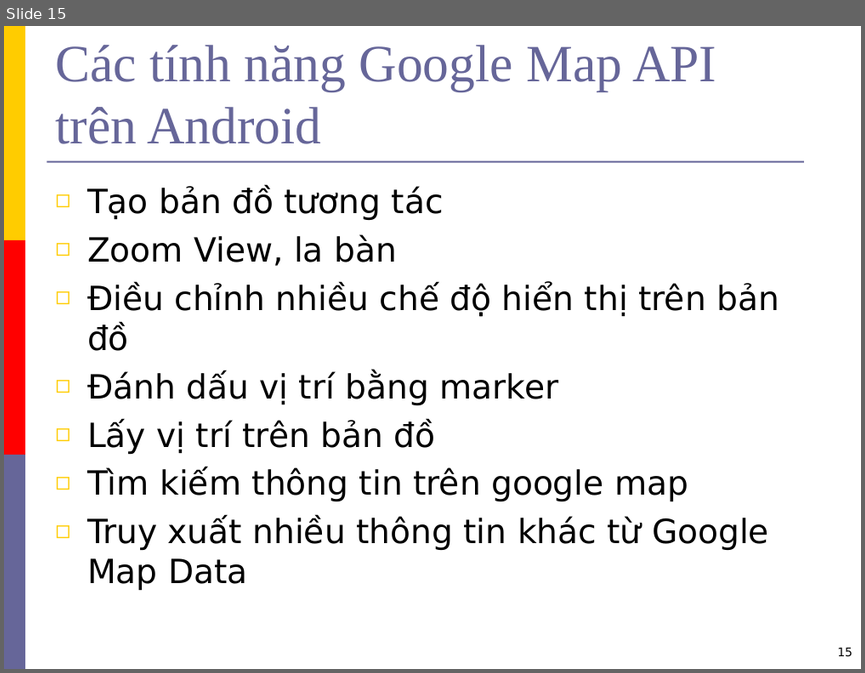
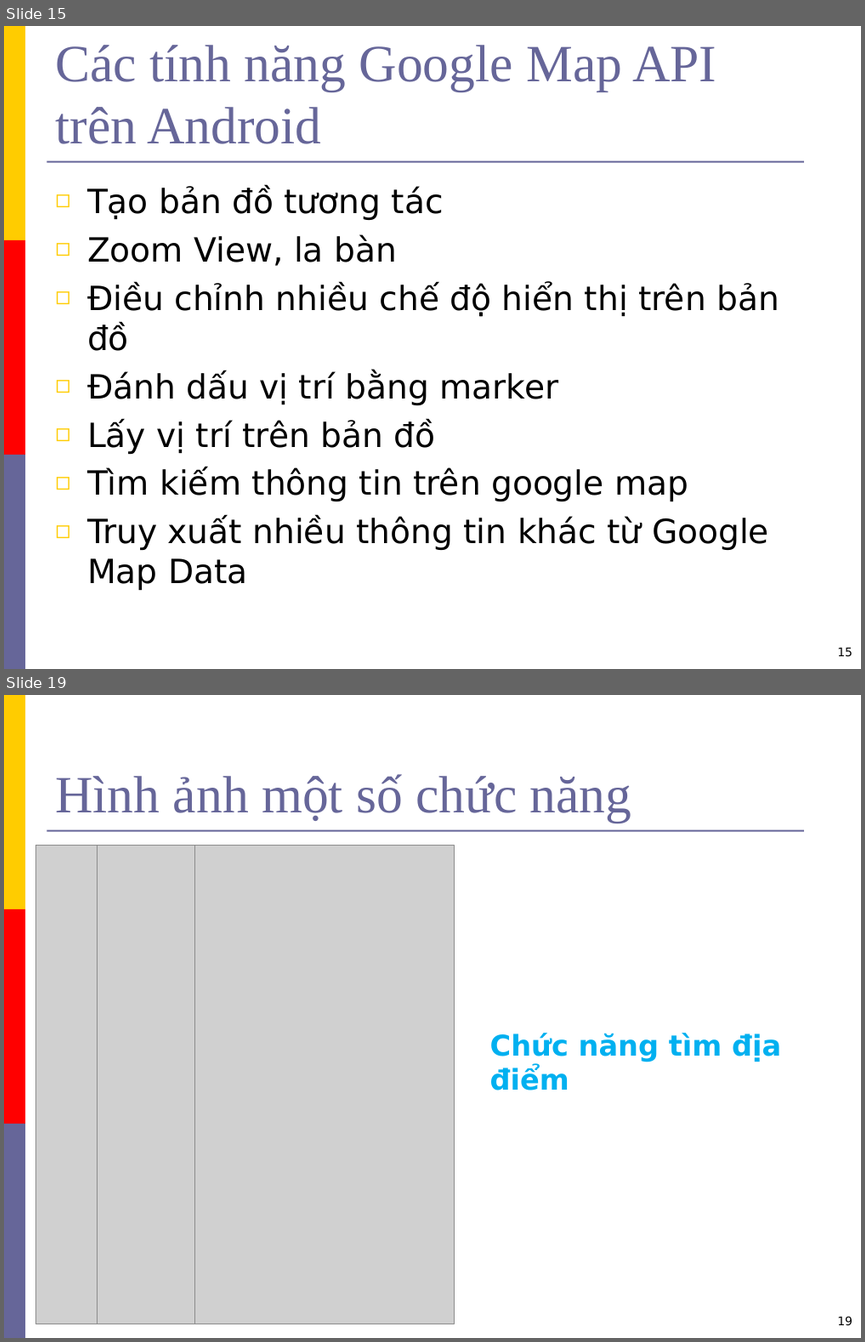
Before and after one commit to hungdien/google-map-api-and-map-on-android, a slide deck: Reports/Presentation.ppt. Shown one above the other, each under a label of ours: slide 15 before the commit, slides 15 and 19 after it; the slides between them are not shown. The pictures are 865x673 and 865x1342 pixels, drawn with LibreOffice and Linux fonts; fonts in the diff are those of the drawing; grey boxes stand for pictures; background and template pictures are left out. Boxes give left, top, right and bottom in pixels: in the first picture for what was removed or moved away, otherwise in the second. Text is boxed around its words. In the diff, an @@ line names an element or a change of style, - is before the commit and + after.

```diff
--- a/Reports/Presentation.ppt
+++ b/Reports/Presentation.ppt
@@ slide 19 added at <box>4,695,861,1338</box>, background #FFFFFF; not listed: 4 template elements that a slide beside it also shows @@
@@ title added at <box>55,774,632,823</box>, 44 pt, text #666699 @@
+Hình ảnh một số chức năng
@@ picture added at <box>36,845,304,1323</box> @@
@@ picture added at <box>97,845,355,1323</box> @@
@@ picture added at <box>195,845,454,1323</box> @@
@@ text added at <box>490,1032,781,1090</box>, 24 pt, text #00B0F0, bold @@
+Chức năng tìm địa điểm
@@ page number added at <box>837,1315,852,1326</box>, 10 pt, text #000000 @@
+19
```
Also in this commit, not shown: 3 slides changed, 8 other slides added, 4 slides removed.
